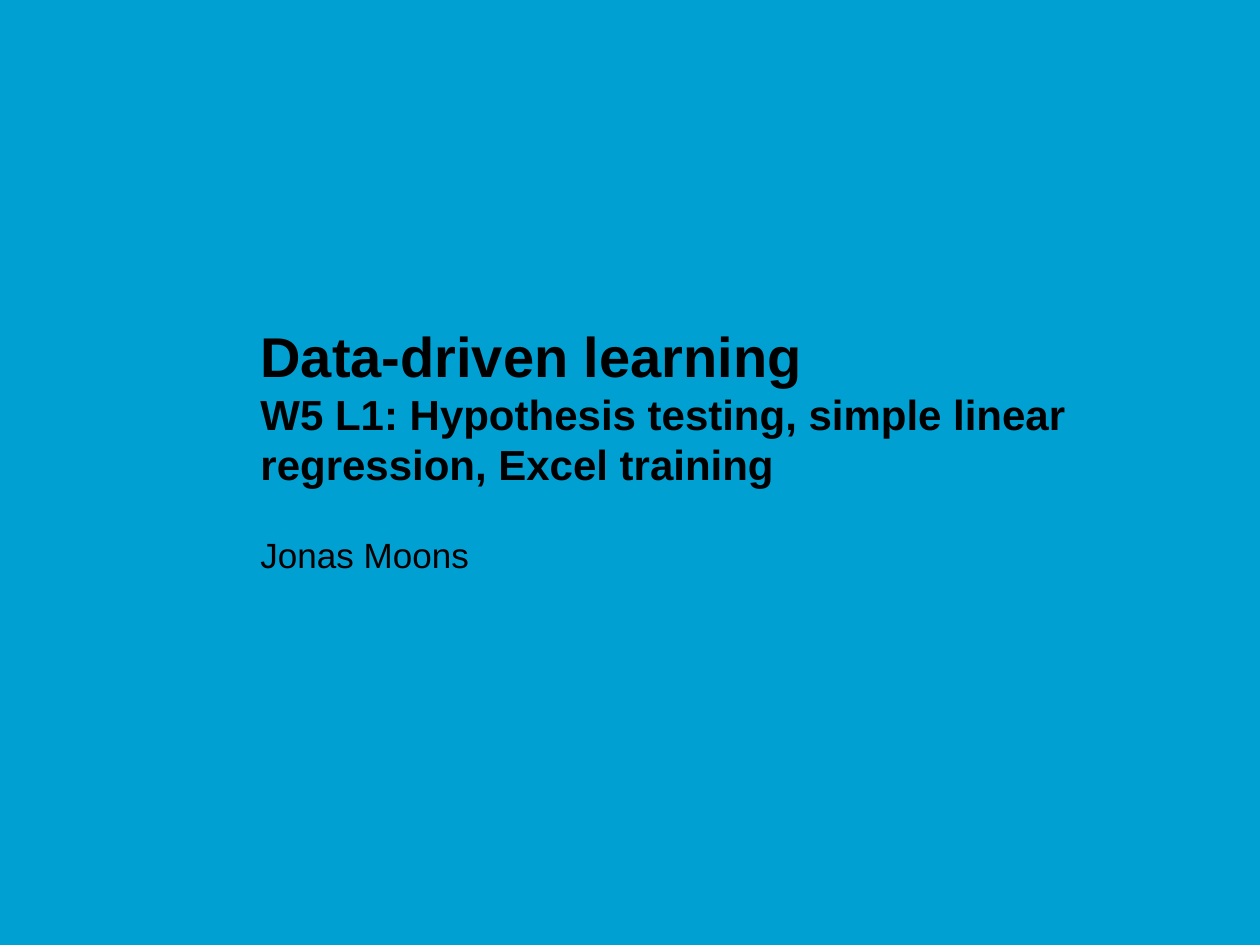
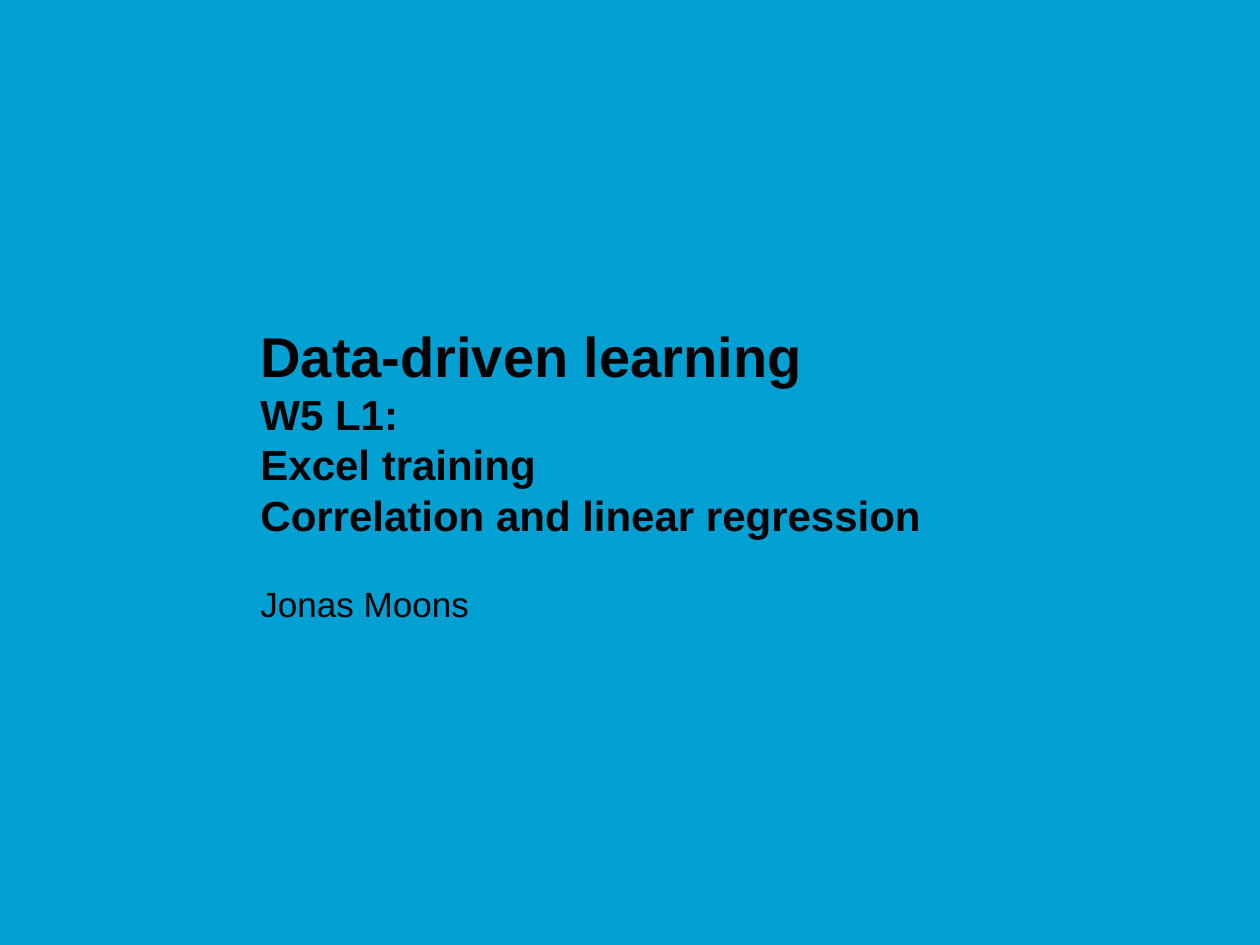
Before and after one commit to jonasmoons/data-driven-learning, a slide deck: slide 1 of slides/ddl-w5l1.pptx. Drawn at 1260x945 pixels with LibreOffice and Linux fonts; fonts in the diff are those of the drawing; background and template pictures are left out. Boxes give left, top, right and bottom in pixels: in the first picture for what was removed or moved away, otherwise in the second. Text is boxed around its words. In the diff, an @@ line names an element or a change of style, - is before the commit and + after.

```diff
--- a/slides/ddl-w5l1.pptx
+++ b/slides/ddl-w5l1.pptx
@@ title at <box>260,336,921,539</box>: text changed @@
-Data-driven learning
-W5 L1: Hypothesis testing, simple linear regression, Excel training
+Data-driven learning
+W5 L1:
+Excel training
+Correlation and linear regression
@@ subtitle "Jonas Moons": place and size @@
-subtitle "Jonas Moons" at <box>260,544,469,569</box>
+subtitle "Jonas Moons" at <box>260,593,469,618</box>
```
Also in this commit, not shown: 18 slides added, 6 other files.
